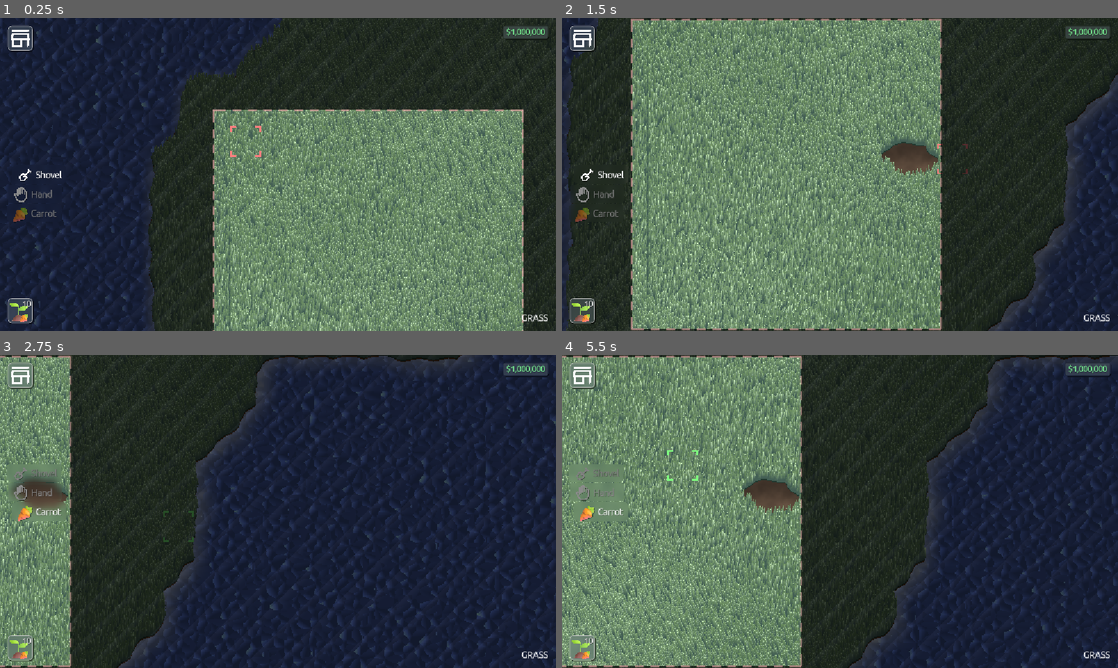
Above: before the commit, frames 1-4 (two rows, left to right).
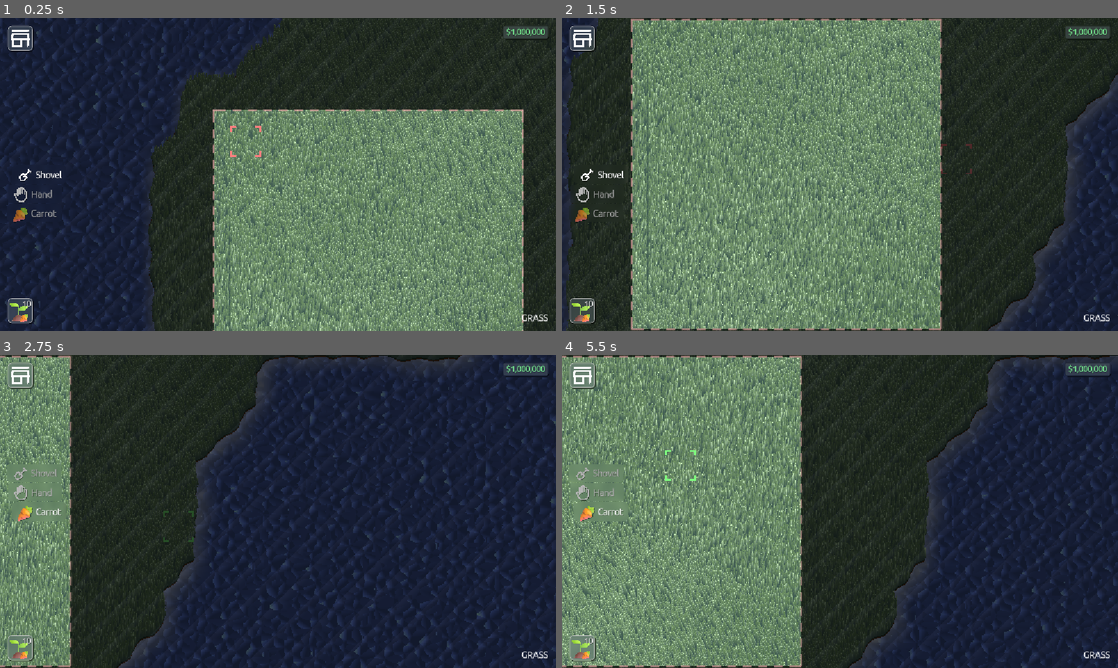
Above: after the commit, the same moments.

Repository: Glitch752/FarmAndFortune
Game: Godot game, scene res://scenes/Level.tscn
The game is run twice, just before and just after one commit, with the same random seed, the same clock (stepped at 60 frames per second) and the same inputs.
Inputs (mouse positions are in pixels of both pictures, inside the frame that each line leads up to):
- Up to frame 1 (0.25 s): no input
- Up to frame 2 (1.5 s): click (584, 36) at 0.52 s; tap Enter at 1.25 s; move the mouse to (962, 158) at 1.27 s; press the mouse at (962, 158) at 1.28 s; hold D (move_right) from 1.28 s (still down)
- Up to frame 3 (2.75 s): move the mouse to (166, 527) at 2.02 s; release D (move_right) at 2.03 s; release the mouse at (166, 527) at 2.03 s; hold - (cycle_active_backward) from 2.03 s (still down); click (166, 527) at 2.1 s
- Up to frame 4 (5.5 s): move the mouse to (895, 442) at 2.77 s; release - (cycle_active_backward) at 2.78 s; press the mouse at (895, 442) at 2.78 s; hold D (move_right) 2.78-3.53 s; tap one key every 0.75 s from 2.85 s: Alt Shift 1 9; move the mouse to (812, 574) at 3.52 s; release the mouse at (812, 574) at 3.53 s; hold = (cycle_active_forward) 3.53-4.28 s; click (812, 574) at 3.8 s; move the mouse to (1006, 558) at 4.27 s; press the mouse at (1006, 558) at 4.28 s; hold A (move_left) from 4.28 s (still down); move the mouse to (673, 464) at 5.02 s; release the mouse at (673, 464) at 5.03 s; click (673, 464) at 5.3 s

The runs differ from the first frame. In frame 1, 0.2% of the frame differs, in the area x 2-11%, y 54-66%; in frame 2, 3.8%; in frame 3, 1.3%; in frame 4, 4.2%, in the area x 0-46%, y 30-100%.

Commit message:
Interaction duration and better crops

Diff:
--- a/data/crop_data.gd
+++ b/data/crop_data.gd
@@ -12,5 +12,3 @@
 @export var wither_time_seconds: float
 
 @export var water_per_minute: float
-
-@export var material: Material
--- a/scenes/LevelInterface.tscn
+++ b/scenes/LevelInterface.tscn
@@ -87,6 +87,7 @@
 grow_vertical = 2
 script = ExtResource("6_ldihh")
 selected_index = 1
+inactive_color = Color(0.68, 0.68, 0.68, 1)
 
 [node name="DigButton" parent="Tools" instance=ExtResource("4_x080e")]
 layout_mode = 2
--- a/scripts/interaction_singleton.gd
+++ b/scripts/interaction_singleton.gd
@@ -12,6 +12,15 @@
         current_interaction = value
         interaction_changed.emit(current_interaction)
 
+func can_interact() -> bool:
+    var chunk = MapSingleton.get_chunk_at_tile(highlighted_tile)
+    if chunk == null:
+        return false
+    if not chunk.unlocked:
+        return false
+
+    return current_interaction.can_interact(highlighted_tile)
+
 func interact():
     if not MapSingleton.get_chunk_at_tile(highlighted_tile).unlocked:
         return
--- a/scripts/interaction_type/interaction_type.gd
+++ b/scripts/interaction_type/interaction_type.gd
@@ -2,6 +2,13 @@
 
 var color: Color = Color.WHITE
 
+var duration: float = 0.5
+
 ## Only should be called on unlocked tiles.
 func interact(_tile: Vector2i) -> void:
     push_error("interact() not implemented for this InteractionType")
+
+## Only should be called on unlocked tiles.
+func can_interact(_tile: Vector2i) -> bool:
+    push_error("can_interact() not implemented for this InteractionType")
+    return false
--- a/scripts/interaction_type/plant_interaction.gd
+++ b/scripts/interaction_type/plant_interaction.gd
@@ -13,5 +13,12 @@
     if MapSingleton.get_terrain_at(tile) != MapSingleton.TerrainType.SOIL:
         # TODO: juice - feedback for invalid planting
         return
+    if MapSingleton.get_crop_at(tile) != null:
+        # TODO: juice - feedback for invalid planting
+        return
+
+    if not InventorySingleton.remove_item(item_id, 1):
+        # TODO: juice - feedback for not enough items
+        return
 
     MapSingleton.set_crop_at(tile, WorldCrop.new(DataLoader.crops[crop_id]))
--- a/scripts/inventory_singleton.gd
+++ b/scripts/inventory_singleton.gd
@@ -1,6 +1,6 @@
 extends Node
 
-signal inventory_changed
+signal inventory_changed()
 
 @warning_ignore("unused_signal")
 signal item_selected(item: ItemData)
@@ -14,14 +14,14 @@
         items[item_id] += quantity
     else:
         items[item_id] = quantity
-    emit_signal("inventory_changed")
+    inventory_changed.emit()
 
 func remove_item(item_id: StringName, quantity: int = 1) -> bool:
     if items.has(item_id):
         var current_quantity = items[item_id]
         if current_quantity >= quantity:
             items[item_id] = max(0, items[item_id] - quantity)
-            emit_signal("inventory_changed")
+            inventory_changed.emit()
             return true
         return false
     return false
@@ -31,3 +31,11 @@
 
 func has_item(item_id: StringName, quantity: int = 1) -> bool:
     return get_item_quantity(item_id) >= quantity
+
+## Returns all items with quantity > 0
+func get_all_items() -> Array[StringName]:
+    var result: Array[StringName] = []
+    for item_id in items.keys():
+        if items[item_id] > 0:
+            result.append(item_id)
+    return result
--- a/scripts/map/world_crop.gd
+++ b/scripts/map/world_crop.gd
@@ -14,4 +14,5 @@
 ## Crop processing is spread out over time to avoid performance spikes,
 ## so adjacent crops aren't necessarily processed in the same frame.
 func process():
-    print("Processing crop: %s" % crop.name)
+    # print("Processing crop: %s" % crop.name)
+    pass
--- a/scripts/map_chunk.gd
+++ b/scripts/map_chunk.gd
@@ -6,7 +6,7 @@
 var chunk_position: Vector2i = Vector2i.ZERO
 
 var terrain_types: PackedByteArray
-var plants: Dictionary[Vector2i, WorldCrop] = {}
+var crops: Dictionary[Vector2i, WorldCrop] = {}
 
 var _cell_geometry_cache: Dictionary[Vector2i, Array] = {}
 # Thread safety: We only sequentially access this after generating it in a thread.
@@ -129,18 +129,26 @@
 signal crop_node_added(local_pos: Vector2i, crop: WorldCrop)
 signal crop_node_removed(local_pos: Vector2i)
 
+## Get the crop at the given local position
+func get_crop_at(local_pos: Vector2i) -> WorldCrop:
+    if not is_tile_in_chunk(local_pos):
+        return null
+    if crops.has(local_pos):
+        return crops[local_pos]
+    return null
+
 ## Set the crop at the given local position
 func set_crop_at(local_pos: Vector2i, crop: WorldCrop) -> void:
     if not is_tile_in_chunk(local_pos):
         return
 
     if crop == null:
-        plants.erase(local_pos)
+        crops.erase(local_pos)
         crop_node_removed.emit(local_pos)
     else:
-        plants[local_pos] = crop
+        crops[local_pos] = crop
         crop_node_added.emit(local_pos, crop)
-    should_process = plants.size() > 0
+    should_process = crops.size() > 0
 
 
 signal should_process_changed(should_process: bool)
@@ -165,8 +173,8 @@
 func _process_range(start_index: int, end_index: int) -> void:
     for i in range(start_index, end_index):
         var tile_pos = get_pos_at_index(i)
-        if plants.has(tile_pos):
-            var crop = plants[tile_pos]
+        if crops.has(tile_pos):
+            var crop = crops[tile_pos]
             crop.process()
 
 func _process(delta: float) -> void:
--- a/scripts/map_singleton.gd
+++ b/scripts/map_singleton.gd
@@ -99,6 +99,19 @@
     )
     return chunk.check_grass_at_position(local_pos)
 
+func get_crop_at(tile_pos: Vector2i) -> WorldCrop:
+    var chunk_pos = Vector2i(
+        floor(tile_pos.x / float(CHUNK_SIZE)),
+        floor(tile_pos.y / float(CHUNK_SIZE))
+    )
+    var local_pos = Vector2i(
+        tile_pos.x % CHUNK_SIZE,
+        tile_pos.y % CHUNK_SIZE
+    )
+    var chunk = get_chunk_at(chunk_pos)
+    if chunk == null:
+        return null
+    return chunk.get_crop_at(local_pos)
 func set_crop_at(tile_pos: Vector2i, crop: WorldCrop) -> void:
     var chunk_pos = Vector2i(
         floor(tile_pos.x / float(CHUNK_SIZE)),
--- a/ui/Interaction.tscn
+++ b/ui/Interaction.tscn
@@ -1,7 +1,13 @@
-[gd_scene load_steps=3 format=3 uid="uid://b70htm1f5xsu1"]
+[gd_scene load_steps=5 format=3 uid="uid://b70htm1f5xsu1"]
 
 [ext_resource type="Script" uid="uid://lfn28q261rn8" path="res://ui/interaction.gd" id="1_ato7f"]
 [ext_resource type="PackedScene" uid="uid://dubicjcr4ojb8" path="res://ui/InteractionHighlight.tscn" id="2_hkuyk"]
+
+[sub_resource type="StyleBoxFlat" id="StyleBoxFlat_hkuyk"]
+bg_color = Color(0.14, 0.14, 0.14, 1)
+
+[sub_resource type="StyleBoxFlat" id="StyleBoxFlat_2e2e4"]
+bg_color = Color(0.96862745, 0.9529412, 0.6313726, 1)
 
 [node name="Interaction" type="Node2D"]
 z_index = 10
@@ -10,3 +16,15 @@
 [node name="InteractionHighlight" parent="." instance=ExtResource("2_hkuyk")]
 unique_name_in_owner = true
 z_index = 10
+
+[node name="ProgressBar" type="ProgressBar" parent="InteractionHighlight"]
+unique_name_in_owner = true
+offset_left = -8.0
+offset_top = -11.0
+offset_right = 8.0
+offset_bottom = -9.0
+theme_override_styles/background = SubResource("StyleBoxFlat_hkuyk")
+theme_override_styles/fill = SubResource("StyleBoxFlat_2e2e4")
+max_value = 1.0
+value = 0.5
+show_percentage = false
--- a/ui/ToolButton.tscn
+++ b/ui/ToolButton.tscn
@@ -26,7 +26,7 @@
 shadow_size = 0
 shadow_color = Color(0, 0, 0, 0.39215687)
 
-[node name="Button" type="Button"]
+[node name="ToolButton" type="Button"]
 material = ExtResource("1_c3fve")
 custom_minimum_size = Vector2(110, 36)
 theme = ExtResource("2_vgv5g")
--- a/ui/blur_button.gd
+++ b/ui/blur_button.gd
@@ -66,6 +66,14 @@
     button.connect("button_down", pressed.emit)
     button.connect("button_up", released.emit)
 
+## hack but whatever
+var tooltip_override: String:
+    set(value):
+        tooltip_override = value
+        tooltip_text = tooltip_override
+        if button:
+            button.tooltip_text = tooltip_override
+
 var duplicated: bool = false
 
 func _update_padding():
--- a/ui/crop_button.gd
+++ b/ui/crop_button.gd
@@ -6,6 +6,8 @@
 @export var item: ItemData
 
 func _ready():
+    super._ready()
+
     if not crop:
         return
 
--- a/ui/interaction.gd
+++ b/ui/interaction.gd
@@ -1,12 +1,18 @@
 extends Node2D
 
 @onready var highlight = $%InteractionHighlight
+@onready var progress_bar = $%ProgressBar
 
 var highlighted_tile: Vector2i = Vector2i.ZERO:
     set(tile):
-        highlighted_tile = tile
-        InteractionSingleton.highlighted_tile = tile
-        interp_highlight()
+        if tile != highlighted_tile:
+            highlighted_tile = tile
+            InteractionSingleton.highlighted_tile = tile
+            interp_highlight()
+
+            interacting = Input.is_action_pressed("interact")
+            interact_progress = 0.0
+
 var highlight_color: Color:
     set(value):
         highlight_color = value
@@ -19,13 +25,42 @@
     InteractionSingleton.interaction_changed.connect(_on_interaction_changed)
     _on_interaction_changed(InteractionSingleton.current_interaction)
 
+    progress_bar.visible = false
+
 func _on_interaction_changed(current_interaction: InteractionType) -> void:
     highlight_color = current_interaction.color
 
-func _process(_d) -> void:
+var interact_progress: float = 0.0
+var interacting: bool = false
+
+func _process(delta: float) -> void:
     var pos = get_viewport().get_camera_2d().get_global_mouse_position()
     highlighted_tile = MapSingleton.world_to_tile_position(pos)
 
-    if Input.is_action_pressed("interact"):
-        InteractionSingleton.interact()
+    var required_time = InteractionSingleton.current_interaction.duration
+
+    if not InteractionSingleton.can_interact():
+        interacting = false
+        interact_progress = 0.0
+        progress_bar.visible = false
+        return
+
+    if Input.is_action_just_pressed("interact"):
+        interact_progress = 0.0
+        interacting = true
         get_viewport().set_input_as_handled()
+    elif Input.is_action_just_released("interact"):
+        interact_progress = 0.0
+        interacting = false
+        get_viewport().set_input_as_handled()
+
+    if interacting:
+        interact_progress += delta
+        progress_bar.value = 1.0 - interact_progress / required_time
+        if interact_progress >= required_time:
+            InteractionSingleton.interact()
+            interacting = false
+    else:
+        interact_progress = 0.0
+
+    progress_bar.visible = interacting
--- a/ui/interaction_tool_ui.gd
+++ b/ui/interaction_tool_ui.gd
@@ -29,7 +29,7 @@
         child.queue_free()
 
     # Add a button for each seed in the inventory
-    for item_id in InventorySingleton.items.keys():
+    for item_id in InventorySingleton.get_all_items():
         var item_data = DataLoader.items[item_id]
         var crop = item_data.crop
 
@@ -40,6 +40,8 @@
             button.crop = crop
             button.item = item_data
             add_child(button)
+
+    cycle(0)
 
 func _on_selected_index_changed(new_index: int) -> void:
     InteractionSingleton.current_interaction = get_child(new_index, true).get_interaction_type()
--- a/ui/inventory/inventory_item.gd
+++ b/ui/inventory/inventory_item.gd
@@ -12,8 +12,9 @@
         push_error("InventoryItemUI instantiated with null item data")
         return
 
+    tooltip_text = "%s x%d\n\n%s" % [item.name, quantity, item.description]
     $%Button.icon = item.icon
-    tooltip_text = "%s x%d\n\n%s" % [item.name, quantity, item.description]
+    $%Button.tooltip_override = tooltip_text
     $%Quantity.text = str(quantity)
 
     $%Button.disabled = item.crop == null
--- a/ui/nodes/selection_highlight_vbox.gd
+++ b/ui/nodes/selection_highlight_vbox.gd
@@ -99,11 +99,11 @@
 func _get_minimum_size() -> Vector2:
     var total_height = 0.0
     var max_width = 0.0
-    for c in get_children():
+    for c in get_children(true):
         if c is Control:
             var child_size = c.get_combined_minimum_size()
             total_height += child_size.y + get_theme_constant("separation")
             max_width = max(max_width, child_size.x)
-    if get_child_count() > 0:
+    if get_child_count(true) > 0:
         total_height -= get_theme_constant("separation") # Remove last separation
     return Vector2(max_width, total_height)
--- a/ui/tool_button.gd
+++ b/ui/tool_button.gd
@@ -25,6 +25,10 @@
     _update()
     _update_color()
 
+    pressed.connect(func():
+        get_parent().select(self)
+    )
+
 func _update():
     $%Label.label_settings = $%Label.label_settings.duplicate()
     $%Label.text = tool_name
--- a/world/chunks/chunk.gd
+++ b/world/chunks/chunk.gd
@@ -31,11 +31,16 @@
     chunk_data.crop_node_added.connect(_on_crop_node_added)
     chunk_data.crop_node_removed.connect(_on_crop_node_removed)
 
+    var grass = preload("./grass/grass.tscn").instantiate()
+    grass.name = "Grass"
+    grass.z_index = 10
+    $%Ground.add_child(grass)
+
 func _on_crop_node_added(local_pos: Vector2i, crop: WorldCrop) -> void:
     var crop_node = crop.node
     crop_node.position = Vector2(
-        local_pos.x * MapSingleton.TILE_SIZE,
-        local_pos.y * MapSingleton.TILE_SIZE
+        local_pos.x * MapSingleton.TILE_SIZE + MapSingleton.TILE_SIZE / 2.0,
+        local_pos.y * MapSingleton.TILE_SIZE + MapSingleton.TILE_SIZE / 2.0
     )
     crop_node.name = "Crop_%d_%d" % [local_pos.x, local_pos.y]
     $%Crops.add_child(crop_node)
@@ -48,12 +53,14 @@
 func _on_camera_visibility_changed(new_visibility: bool) -> void:
     visible_to_camera = new_visibility
 
-    if new_visibility:
-        var grass = preload("./grass/grass.tscn").instantiate()
-        grass.name = "Grass"
-        grass.z_index = 10
-        $%Ground.add_child(grass)
-    else:
-        var grass = $%Ground.get_node_or_null("Grass")
-        if grass:
-            grass.queue_free()
+    visible = new_visibility
+
+    # if new_visibility:
+    #     var grass = preload("./grass/grass.tscn").instantiate()
+    #     grass.name = "Grass"
+    #     grass.z_index = 10
+    #     $%Ground.add_child(grass)
+    # else:
+    #     var grass = $%Ground.get_node_or_null("Grass")
+    #     if grass:
+    #         grass.queue_free()
--- a/world/map.gd
+++ b/world/map.gd
@@ -38,10 +38,10 @@
 # Find what chunks are visible and update them if they are
 func _process(_delta: float) -> void:
     var viewport_rect = Rect2(
-        camera.position - (get_viewport_rect().size / 2.0) / camera.zoom,
+        camera.get_screen_center_position() - (get_viewport_rect().size / 2.0) / camera.zoom,
         get_viewport_rect().size / camera.zoom
     )
-    var rect_margin = 10.0
+    var rect_margin = 5.0
     viewport_rect.position -= Vector2.ONE * rect_margin
     viewport_rect.size += Vector2.ONE * rect_margin * 2.0
 
